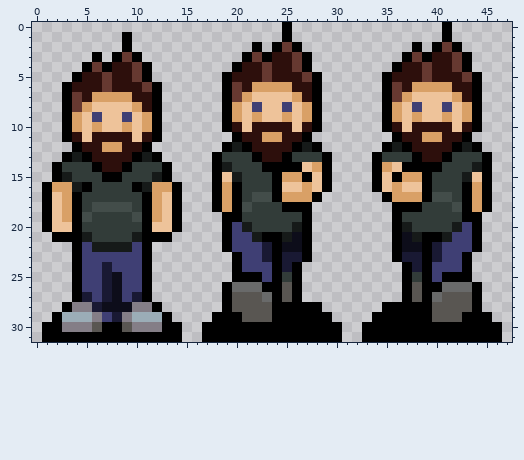
Edited in one commit: pixel-art file (assets/images/matt.ase). Above: the version before the commit.
48x32 pixels, 1 frame.
After the commit:
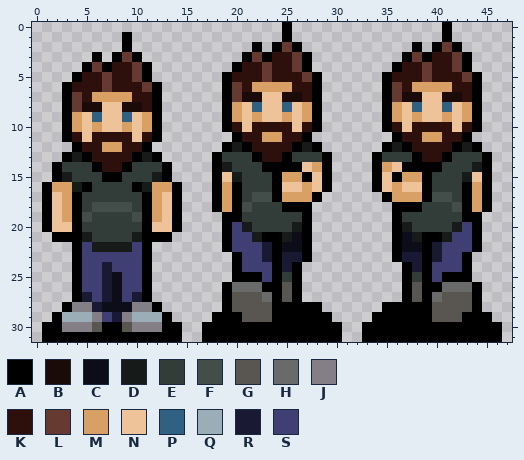
Palette (. is transparent): A #000000  B #1a0a08  C #0d0d1a  D #161a19  E #323c39  F #434d4a  G #595652  H #696a6a  J #847e87  K #2d0f0c  L #663931  M #d9a066  N #eec39a  P #306082  Q #9badb7  R #191933  S #3f3f74
What changed:
--- layer "Layer 3"
@@ x 0..47 @@
  6 ...AKKKLKKKLA......ALKMMMMKKA......ALKMMMMKKA...
- 7 ...ALKMMMMKKA......ALMNNNNMKA......ALMNNNNMKA...
- 8 ...ALMNNNNMKA......AMNSNNSNMA......AMNSNNSNMA...
- 9 ...AMNSNNSNMA......AMNMNNMNMA......AMNMNNMNMA...
+ 7 ...ALKMMMMKKA......ALBBNNBBKA......ALBBNNBBKA...
+ 8 ...ALBBNNBBKA......AMNPNNPNMA......AMNPNNPNMA...
+ 9 ...AMNPNNPNMA......AMNMNNMNMA......AMNMNNMNMA...
 10 ...AMNMNNMNMA......AKNKKKKNKA......AKNKKKKNKA...
